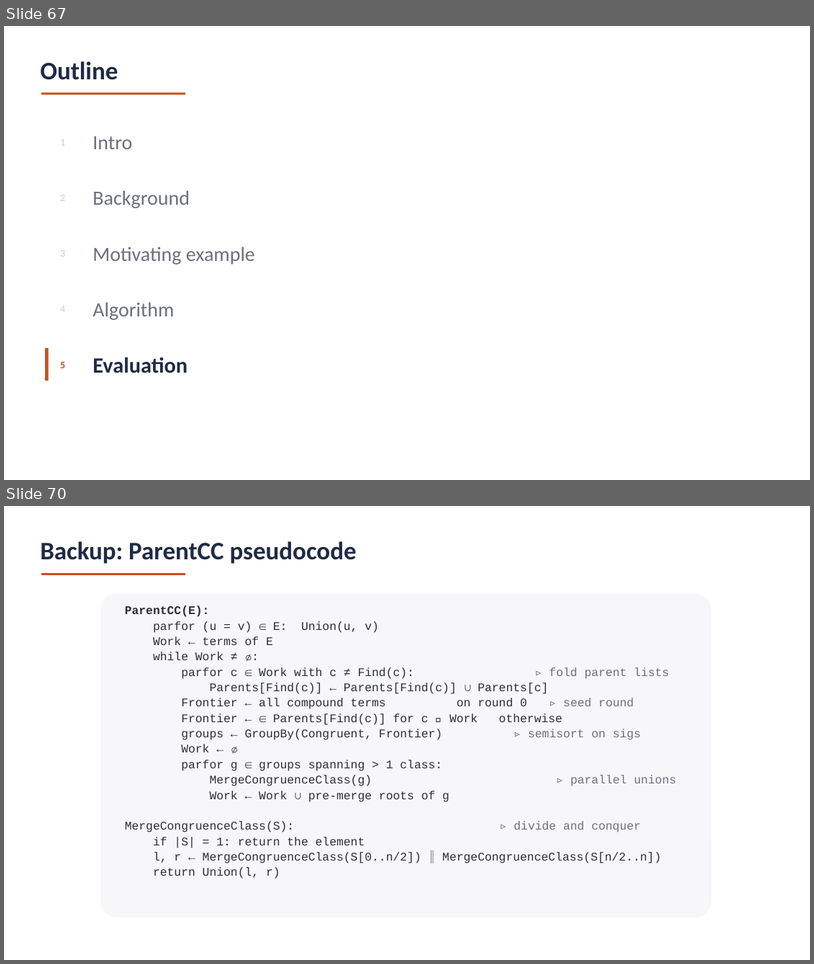
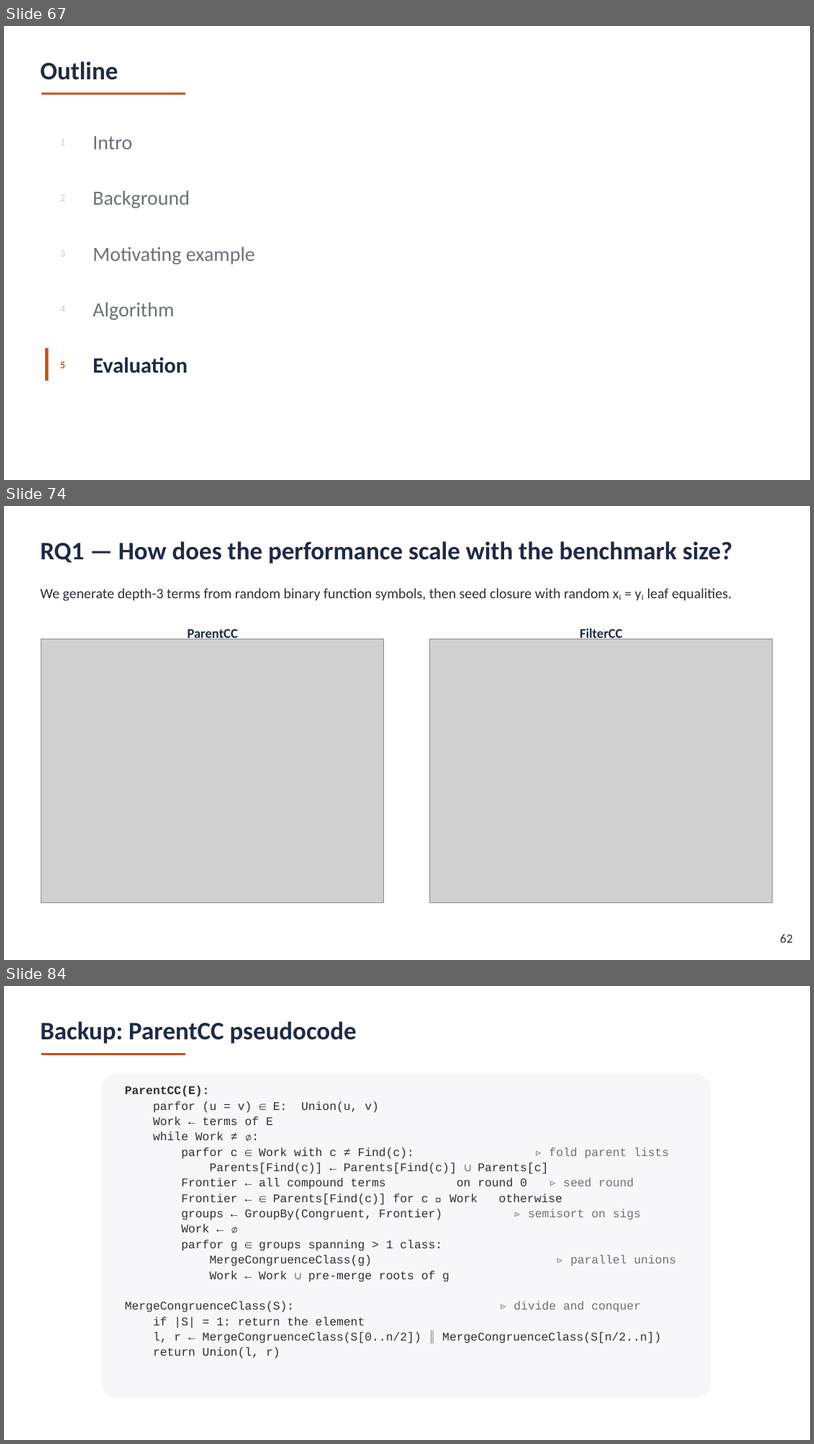
Before and after one commit to amarshah1/parallelcc-paper, a slide deck: slides/parallelcc-part1-version-2.pptx. Shown one above the other, each under a label of ours: slides 67 and 70 before the commit, slides 67, 74 and 84 after it; the slides between them are not shown. The pictures are 814x964 and 814x1444 pixels, drawn with LibreOffice and Linux fonts; fonts in the diff are those of the drawing; grey boxes stand for pictures. Boxes give left, top, right and bottom in pixels: in the first picture for what was removed or moved away, otherwise in the second. Text is boxed around its words. In the diff, an @@ line names an element or a change of style, - is before the commit and + after.

```diff
--- a/slides/parallelcc-part1-version-2.pptx
+++ b/slides/parallelcc-part1-version-2.pptx
@@ slide 74 added at (x1=4, y1=506, x2=810, y2=960), background #FFFFFF @@
@@ text added at (x1=40, y1=541, x2=733, y2=564), 30 pt, text #1F2A44, bold @@
+RQ1 — How does the performance scale with the benchmark size?
@@ text added at (x1=40, y1=588, x2=732, y2=601), 17 pt, text #2B2F36 @@
+We generate depth-3 terms from random binary function symbols, then seed closure with random xᵢ = yᵢ leaf equalities.
@@ text added at (x1=188, y1=629, x2=238, y2=639), 16 pt, text #1F2A44, bold @@
+ParentCC
@@ text added at (x1=580, y1=628, x2=623, y2=639), 16 pt, text #1F2A44, bold @@
+FilterCC
@@ picture added at (x1=41, y1=639, x2=384, y2=902) @@
@@ picture added at (x1=430, y1=639, x2=774, y2=902) @@
@@ text added at (x1=780, y1=934, x2=793, y2=942), 15 pt, text #2B2F36 @@
+62
@@ what was slide 70 is now slide 84 @@
```
Also in this commit, not shown: 2 slides changed, 14 other slides added, 1 slide removed.
